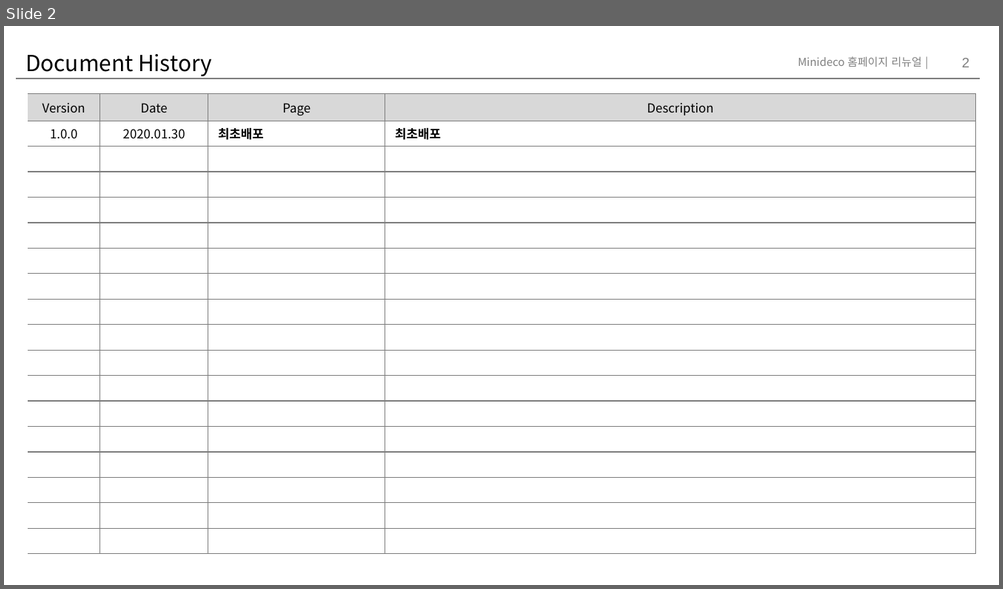
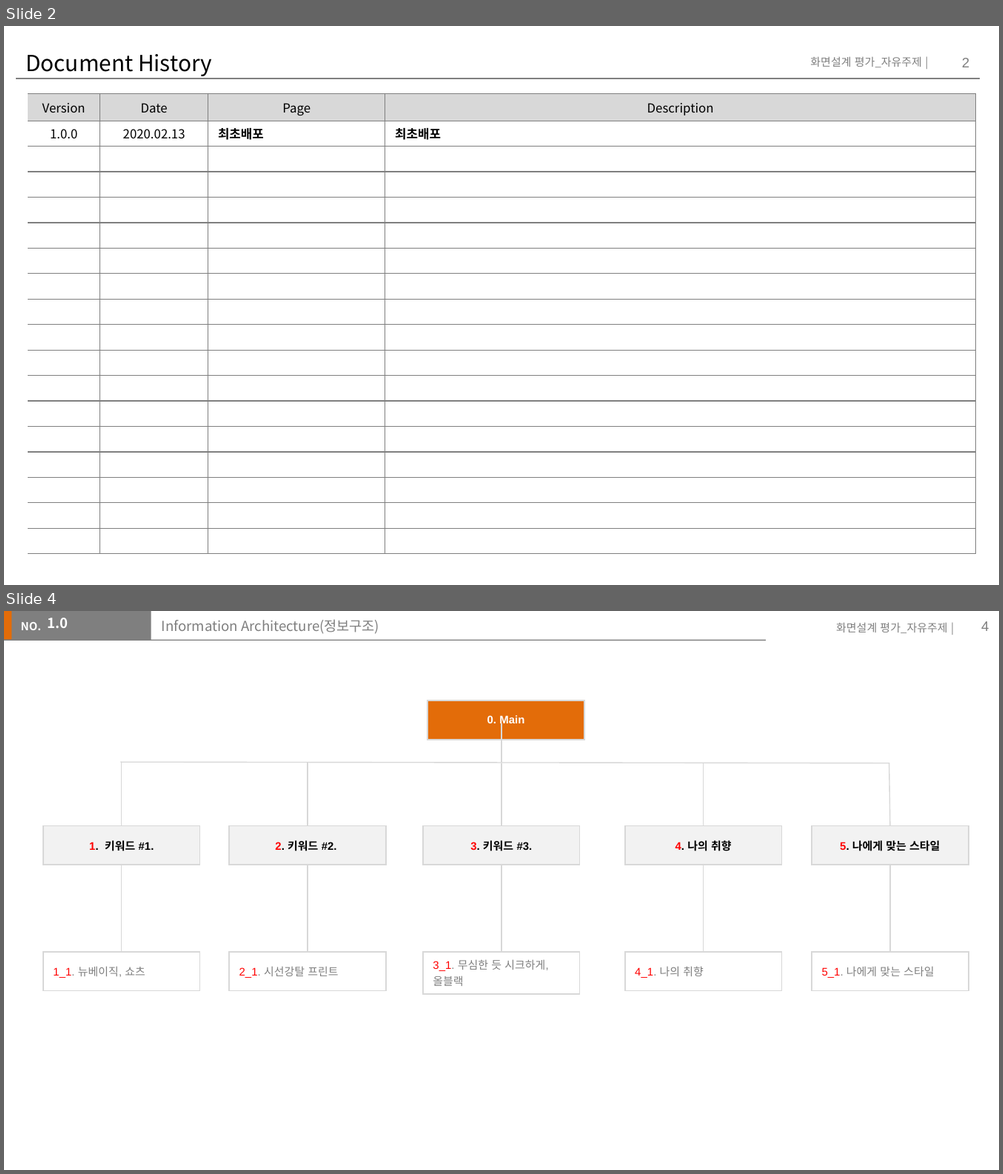
Before and after one commit to chaemilee9012/TIL2020, a slide deck: assignment/storyboard/이채미.pptx. Shown one above the other, each under a label of ours: slide 2 before the commit, slides 2 and 4 after it; the slides between them are not shown. The pictures are 1003x589 and 1003x1174 pixels, drawn with LibreOffice and Linux fonts; fonts in the diff are those of the drawing. Boxes give left, top, right and bottom in pixels: in the first picture for what was removed or moved away, otherwise in the second. Text is boxed around its words. In the diff, an @@ line names an element or a change of style, - is before the commit and + after.

```diff
--- a/assignment/storyboard/이채미.pptx
+++ b/assignment/storyboard/이채미.pptx
@@ slide 4 added at (x1=4, y1=611, x2=999, y2=1170), background #FFFFFF @@
@@ rectangle added at (x1=4, y1=611, x2=15, y2=640), fill #E36C09 @@
@@ rectangle added at (x1=12, y1=611, x2=151, y2=640), fill #7F7F7F @@
@@ text added at (x1=21, y1=622, x2=42, y2=630), 8 pt, text #FFFFFF, bold @@
+NO.
@@ text added at (x1=48, y1=618, x2=68, y2=628), 10 pt, text #FFFFFF, bold @@
+1.0
@@ title added at (x1=162, y1=619, x2=379, y2=634), 10 pt, text #7F7F7F @@
+Information Architecture(정보구조)
@@ text added at (x1=836, y1=622, x2=947, y2=633), 8 pt, text #7F7F7F @@
+화면설계 평가_자유주제 |
@@ page number added at (x1=981, y1=621, x2=988, y2=631), 10 pt, text #7F7F7F @@
+4
@@ line added from (4, 640) to (766, 640), #7F7F7F 0.75 pt @@
@@ table added at (x1=428, y1=701, x2=584, y2=739), 1 rows, 1 columns @@
+0. Main
@@ line added from (501, 723) to (501, 763), #D8D8D8 0.75 pt @@
@@ line added from (889, 763) to (120, 762), #D8D8D8 0.75 pt @@
@@ line added from (122, 762) to (122, 826), #D8D8D8 0.75 pt @@
@@ line added from (307, 763) to (307, 826), #D8D8D8 0.75 pt @@
@@ line added from (501, 763) to (501, 826), #D8D8D8 0.75 pt @@
@@ line added from (703, 763) to (703, 826), #D8D8D8 0.75 pt @@
@@ line added from (889, 763) to (891, 826), #D8D8D8 0.75 pt @@
@@ table added at (x1=42, y1=826, x2=199, y2=865), 1 rows, 1 columns @@
+1. 키워드 #1.
@@ table added at (x1=229, y1=826, x2=385, y2=865), 1 rows, 1 columns @@
+2. 키워드 #2.
@@ table added at (x1=423, y1=826, x2=579, y2=865), 1 rows, 1 columns @@
+3. 키워드 #3.
@@ table added at (x1=625, y1=826, x2=781, y2=865), 1 rows, 1 columns @@
+4. 나의 취향
@@ table added at (x1=811, y1=826, x2=967, y2=865), 1 rows, 1 columns @@
+5. 나에게 맞는 스타일
@@ line added from (122, 865) to (122, 952), #D8D8D8 0.75 pt @@
@@ line added from (307, 865) to (307, 952), #D8D8D8 0.75 pt @@
@@ line added from (501, 865) to (501, 952), #D8D8D8 0.75 pt @@
@@ line added from (703, 865) to (703, 952), #D8D8D8 0.75 pt @@
@@ line added from (891, 865) to (891, 952), #D8D8D8 0.75 pt @@
@@ table added at (x1=42, y1=952, x2=199, y2=991), 1 rows, 1 columns @@
+1_1. 뉴베이직, 쇼츠
@@ table added at (x1=229, y1=952, x2=385, y2=991), 1 rows, 1 columns @@
+2_1. 시선강탈 프린트
@@ table added at (x1=423, y1=952, x2=579, y2=991), 1 rows, 1 columns @@
+3_1. 무심한 듯 시크하게, 올블랙
@@ table added at (x1=625, y1=952, x2=781, y2=991), 1 rows, 1 columns @@
+4_1. 나의 취향
@@ table added at (x1=811, y1=952, x2=967, y2=991), 1 rows, 1 columns @@
+5_1. 나에게 맞는 스타일
@@ slide 2 changed as well @@
@@ text at (x1=810, y1=56, x2=922, y2=67): text changed @@
-Minideco 홈페이지 리뉴얼 |
+화면설계 평가_자유주제 |
@@ table at (x1=28, y1=93, x2=976, y2=554) @@
-row 2, column 2: 2020.01.30
+row 2, column 2: 2020.02.13
```
Also in this commit, not shown: 3 other slides changed, 4 other slides added, 16 slides removed, 13 other files.
